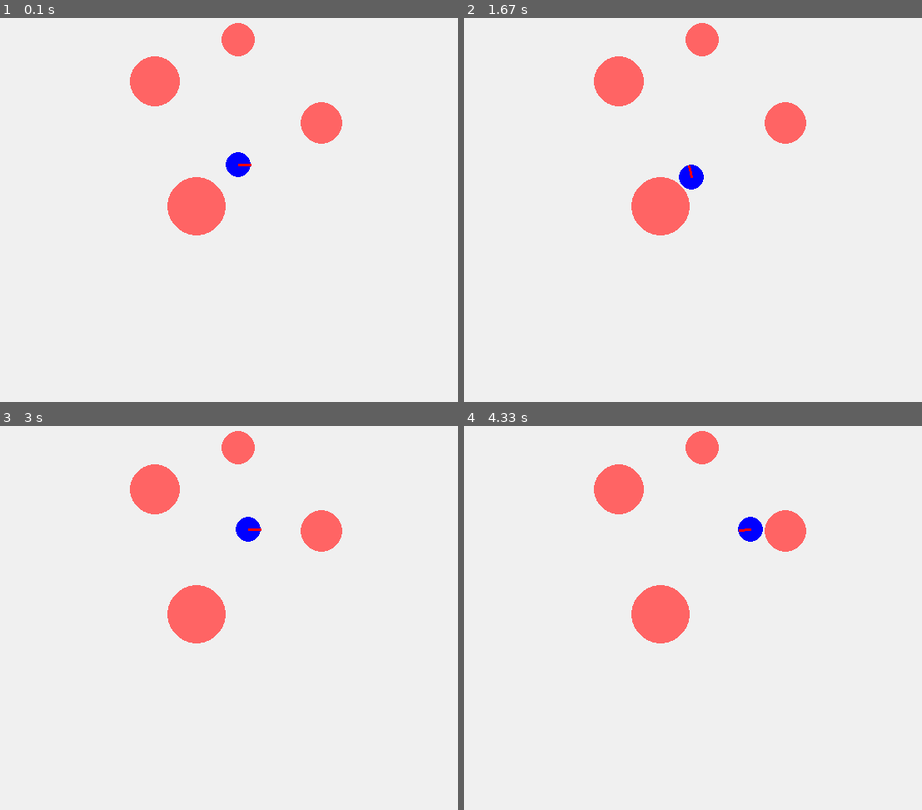
Above: before the commit, frames 1-4 (two rows, left to right).
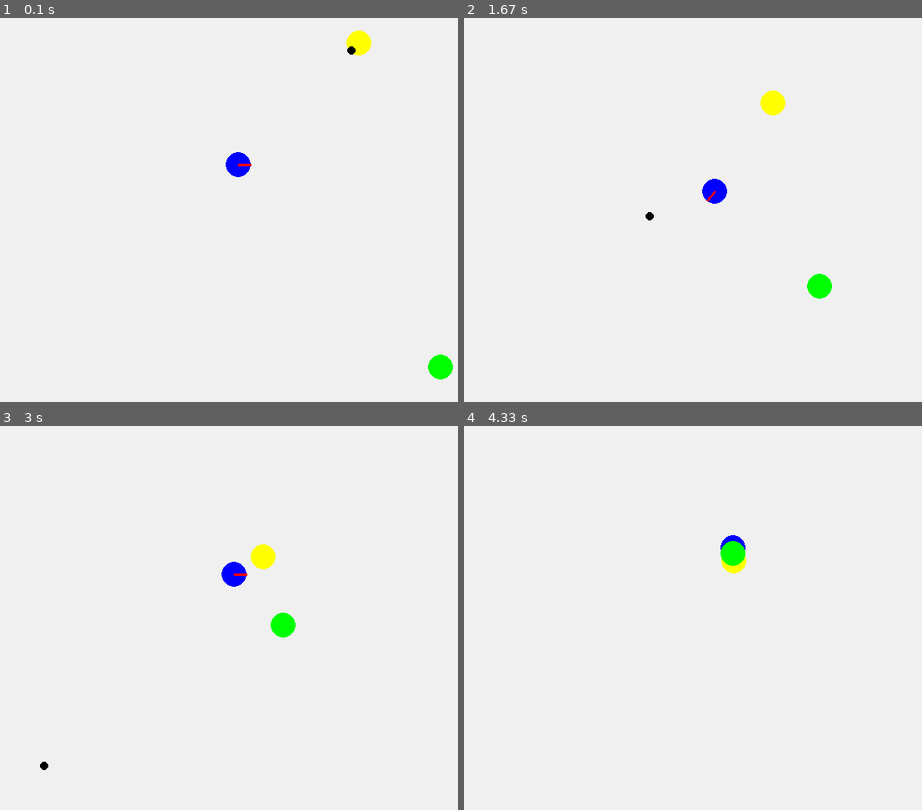
Above: after the commit, the same moments.

Repository: axel59830/tp_robotique
Game: pygame game, started from main_pygame.py
Same seed, same stepped clock (60 frames per second), same inputs: the game is played once before the commit and once after it.
Inputs:
- Up to frame 1 (0.1 s): no input
- Up to frame 2 (1.67 s): hold Right 0.33-0.8 s; hold Up 0.83-1.13 s; hold Right 1.17-1.63 s
- Up to frame 3 (3 s): hold Left 1.67-2.2 s; hold Down 2.23-2.53 s; hold Left 2.57-2.97 s
- Up to frame 4 (4.33 s): hold Up 3-3.37 s; hold Right 3.4-4.03 s; hold Down from 4.07 s (still down)

The runs differ from the first frame. In frame 1, 4.4% of the frame differs, in the area x 28-99%, y 1-95%; in frame 2, 4.8%; in frame 3, 5.0%, in the area x 8-75%, y 1-90%; in frame 4, 4.6%.

Commit message:
feat: ajout ennemies

Diff:
--- a/main_pygame.py
+++ b/main_pygame.py
@@ -5,6 +5,9 @@
 from robot.vue_pygame import VuePygame
 from robot.environnement import Environnement
 from robot.obstacle import ObstacleCirculaire
+from robot.ennemi import Ennemi
+from robot.ennemi_nul import Ennemi_nul
+
 
 
 robot = RobotMobile(moteur=MoteurDifferentiel())
@@ -12,16 +15,24 @@
 env.ajouter_robot(robot)
 
 
-env.ajouter_obstacle(ObstacleCirculaire(2, 1, 0.5))
-env.ajouter_obstacle(ObstacleCirculaire(-1, -1, 0.7))
-env.ajouter_obstacle(ObstacleCirculaire(0, 3, 0.4))
-env.ajouter_obstacle(ObstacleCirculaire(-2, 2, 0.6))
+# env.ajouter_obstacle(ObstacleCirculaire(2, 1, 0.5))
+# env.ajouter_obstacle(ObstacleCirculaire(-1, -1, 0.7))
+# env.ajouter_obstacle(ObstacleCirculaire(0, 3, 0.4))
+# env.ajouter_obstacle(ObstacleCirculaire(-2, 2, 0.6))
 
 controleur = ControleurClavierPygame()
 vue = VuePygame()
 
 dt = 0.02
 running = True
+
+ennemi = Ennemi(3, 3)
+env.ajouter_ennemi(ennemi)
+print(len(env.ennemis))
+
+ennemi_nul = Ennemi_nul(5, -5)
+env.ajouter_ennemi_nul(ennemi_nul)
+
 
 while running:
 
@@ -35,6 +46,7 @@
     env.mettre_a_jour(dt)
 
     vue.dessiner_environnement(env)
-    vue.tick(200)
+    vue.tick(60)
+
 
 pygame.quit()
--- /dev/null
+++ b/robot/ennemi.py
@@ -0,0 +1,44 @@
+import math
+
+
+class Ennemi:
+
+    def __init__(self, x, y, vitesse=1.0, rayon=0.3):
+        self.x = x
+        self.y = y
+        self.vitesse = vitesse
+        self.rayon = rayon
+        self.cooldown = 0.0
+
+    def mettre_a_jour(self, dt, robot, environnement):
+
+        # direction vers le robot
+        dx = robot.x - self.x
+        dy = robot.y - self.y
+        distance = math.hypot(dx, dy)
+
+        if distance > 1e-6:
+            self.x += (dx / distance) * self.vitesse * dt
+            self.y += (dy / distance) * self.vitesse * dt
+
+        # tir
+        self.cooldown -= dt
+        if self.cooldown <= 0:
+            self.tirer(robot, environnement)
+            self.cooldown = 2.0  # tire toutes les 2 secondes
+
+    def tirer(self, robot, environnement):
+        from robot.projectile import Projectile
+
+        dx = robot.x - self.x
+        dy = robot.y - self.y
+        distance = math.hypot(dx, dy)
+
+        if distance == 0:
+            return
+
+        vx = (dx / distance) * 3.0
+        vy = (dy / distance) * 3.0
+
+        projectile = Projectile(self.x, self.y, vx, vy)
+        environnement.ajouter_projectile(projectile)
--- /dev/null
+++ b/robot/ennemi_nul.py
@@ -0,0 +1,21 @@
+import math
+
+
+class Ennemi_nul:
+
+    def __init__(self, x, y, vitesse=1.5, rayon=0.3):
+        self.x = x
+        self.y = y
+        self.vitesse = vitesse
+        self.rayon = rayon
+        self.cooldown = 0.0
+
+    def mettre_a_jour(self, dt, robot, environnement):
+
+        dx = robot.x - self.x
+        dy = robot.y - self.y
+        distance = math.hypot(dx, dy)
+
+        if distance > 1e-6:
+            self.x += (dx / distance) * self.vitesse * dt
+            self.y += (dy / distance) * self.vitesse * dt
--- a/robot/environnement.py
+++ b/robot/environnement.py
@@ -1,3 +1,6 @@
+from robot import ennemi, projectile, ennemi_nul
+
+
 class Environnement:
 
     def __init__(self, largeur=10, hauteur=10):
@@ -5,6 +8,9 @@
         self.hauteur = hauteur
         self.robot = None
         self.obstacles = []
+        self.ennemis = []
+        self.projectiles = []
+        self.ennemis_nuls = []
 
     def ajouter_robot(self, robot):
         self.robot = robot
@@ -33,3 +39,33 @@
                 self.robot.y = old_y
                 self.robot.orientation = old_orientation
                 break
+
+        for ennemi in self.ennemis:
+            ennemi.mettre_a_jour(dt, self.robot, self)
+
+        for ennemi_nul in self.ennemis_nuls:
+            ennemi_nul.mettre_a_jour(dt, self.robot, self)
+
+        # mise à jour projectiles
+        for projectile in self.projectiles:
+            projectile.mettre_a_jour(dt)
+
+        # collision projectile → robot
+        for projectile in self.projectiles:
+            dx = projectile.x - self.robot.x
+            dy = projectile.y - self.robot.y
+            if (dx*dx + dy*dy) <= (projectile.rayon + 0.3)**2:
+                print("Robot touché")
+                projectile.actif = False
+
+            # suppression projectiles inactifs
+            self.projectiles = [p for p in self.projectiles if p.actif]
+
+    def ajouter_ennemi(self, ennemi):
+            self.ennemis.append(ennemi)
+
+    def ajouter_ennemi_nul(self, ennemi_nul):
+            self.ennemis_nuls.append(ennemi_nul)
+
+    def ajouter_projectile(self, projectile):
+            self.projectiles.append(projectile)
--- /dev/null
+++ b/robot/projectile.py
@@ -0,0 +1,13 @@
+class Projectile:
+
+    def __init__(self, x, y, vx, vy, rayon=0.1):
+        self.x = x
+        self.y = y
+        self.vx = vx
+        self.vy = vy
+        self.rayon = rayon
+        self.actif = True
+
+    def mettre_a_jour(self, dt):
+        self.x += self.vx * dt
+        self.y += self.vy * dt
--- a/robot/vue_pygame.py
+++ b/robot/vue_pygame.py
@@ -41,6 +41,27 @@
 
         pygame.draw.line(self.screen, (255, 0, 0), (x, y), (x_dir, y_dir), 3)
 
+
+
+            # ennemis
+        for ennemi in environnement.ennemis:
+            x, y = self.convertir_coordonnees(ennemi.x, ennemi.y)
+            r = int(ennemi.rayon * self.scale)
+            pygame.draw.circle(self.screen, (255, 255, 0), (x, y), r)
+
+           # ennemis_nul
+        for ennemi_nul in environnement.ennemis_nuls:
+            x, y = self.convertir_coordonnees(ennemi_nul.x, ennemi_nul.y)
+            r = int(ennemi_nul.rayon * self.scale)
+            pygame.draw.circle(self.screen, (0, 255, 0), (x, y), r)
+
+        # projectiles
+        for projectile in environnement.projectiles:
+            x, y = self.convertir_coordonnees(projectile.x, projectile.y)
+            r = int(projectile.rayon * self.scale)
+            pygame.draw.circle(self.screen, (0, 0, 0), (x, y), r)
+
+
         pygame.display.flip()
 
     def tick(self, fps=60):
